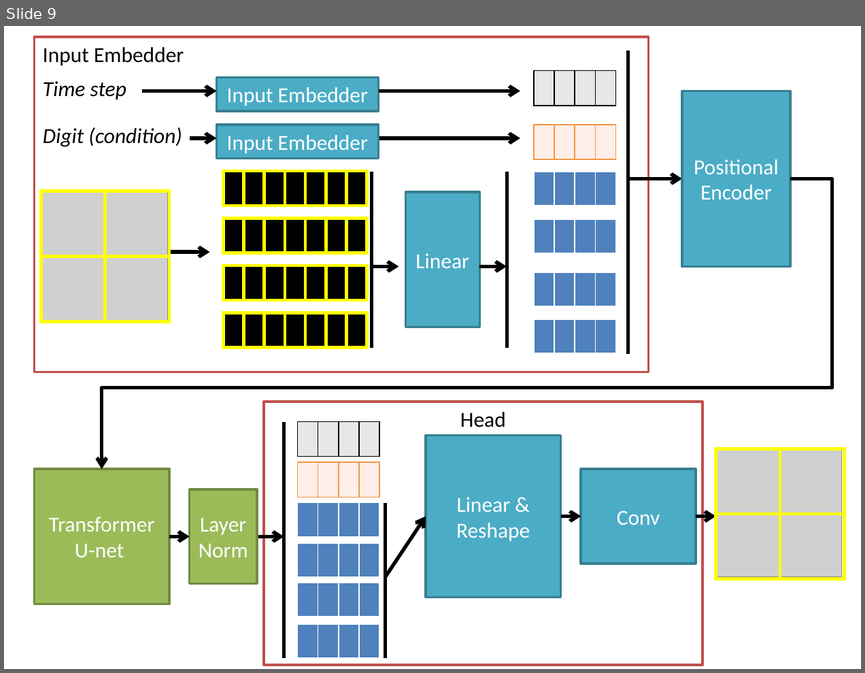
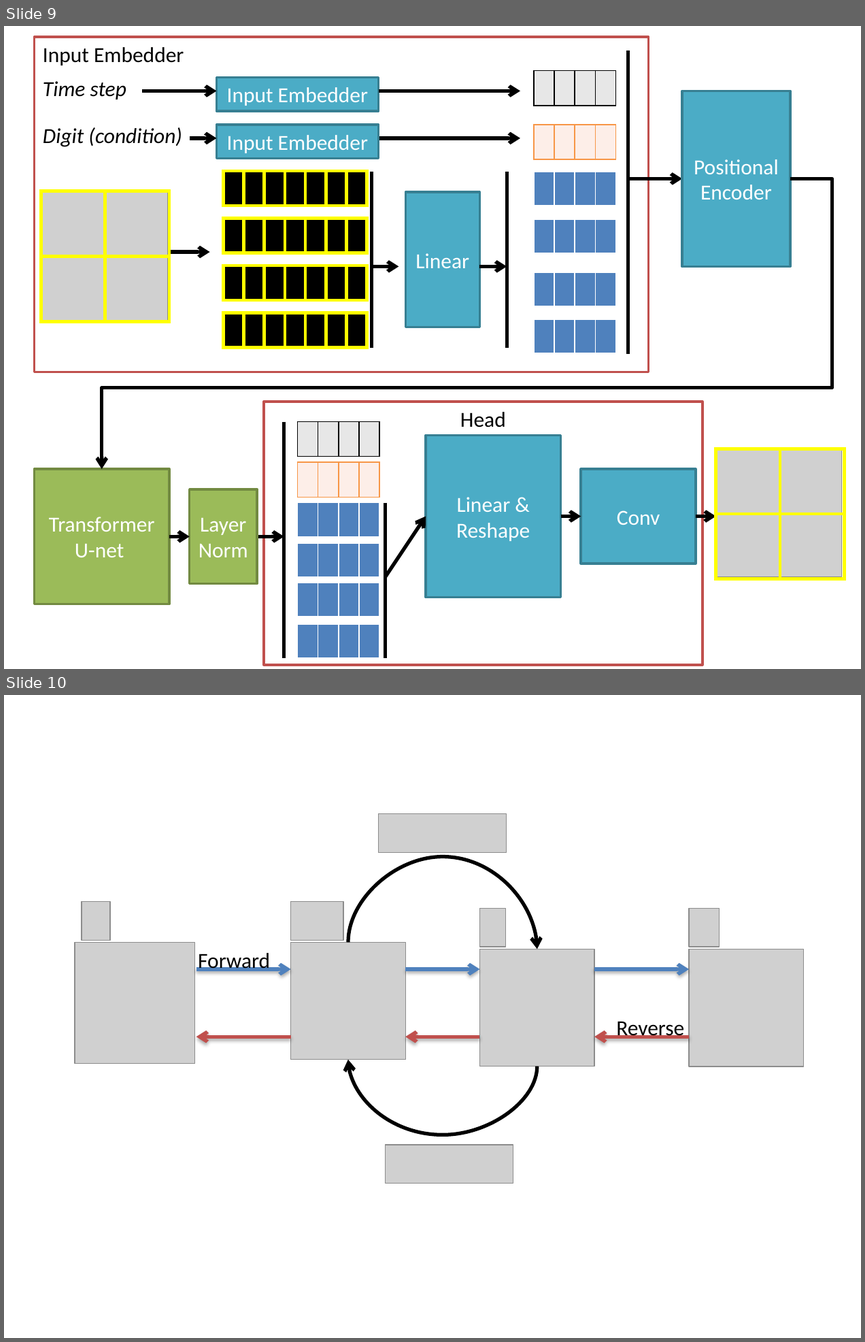
Before and after one commit to fredrik-rose/TextBrush, a slide deck: Images/transformer.pptx. Shown one above the other, each under a label of ours: slide 9 before the commit, slides 9 and 10 after it. The pictures are 865x673 and 865x1342 pixels, drawn with LibreOffice and Linux fonts; fonts in the diff are those of the drawing; grey boxes stand for pictures. Boxes give left, top, right and bottom in pixels: in the first picture for what was removed or moved away, otherwise in the second. Text is boxed around its words. In the diff, an @@ line names an element or a change of style, - is before the commit and + after.

```diff
--- a/Images/transformer.pptx
+++ b/Images/transformer.pptx
@@ slide 10 added at [4, 695, 861, 1338], background #FFFFFF @@
@@ picture added at [379, 814, 506, 853] @@
@@ curved arrow added from (349, 942) to (537, 949), #000000 3 pt @@
@@ picture added at [82, 902, 110, 940] @@
@@ picture added at [291, 902, 343, 940] @@
@@ picture added at [479, 909, 505, 947] @@
@@ picture added at [689, 909, 719, 947] @@
@@ picture added at [75, 942, 195, 1064] @@
@@ text added at [198, 953, 270, 972], 18 pt, text #000000 @@
+Forward
@@ picture added at [291, 942, 406, 1059] @@
@@ picture added at [479, 949, 594, 1066] @@
@@ picture added at [689, 949, 804, 1066] @@
@@ arrow added from (196, 969) to (291, 969), #4F81BD 3 pt @@
@@ arrow added from (406, 969) to (479, 969), #4F81BD 3 pt @@
@@ arrow added from (594, 969) to (689, 969), #4F81BD 3 pt @@
@@ text added at [616, 1021, 684, 1040], 18 pt, text #000000 @@
+Reverse
@@ arrow added from (291, 1037) to (196, 1037), #C0504D 3 pt @@
@@ arrow added from (479, 1037) to (406, 1037), #C0504D 3 pt @@
@@ arrow added from (689, 1037) to (594, 1037), #C0504D 3 pt @@
@@ curved arrow added from (537, 1066) to (349, 1059), #000000 3 pt @@
@@ picture added at [385, 1145, 513, 1183] @@
```
Also in this commit, not shown: 11 other files.
